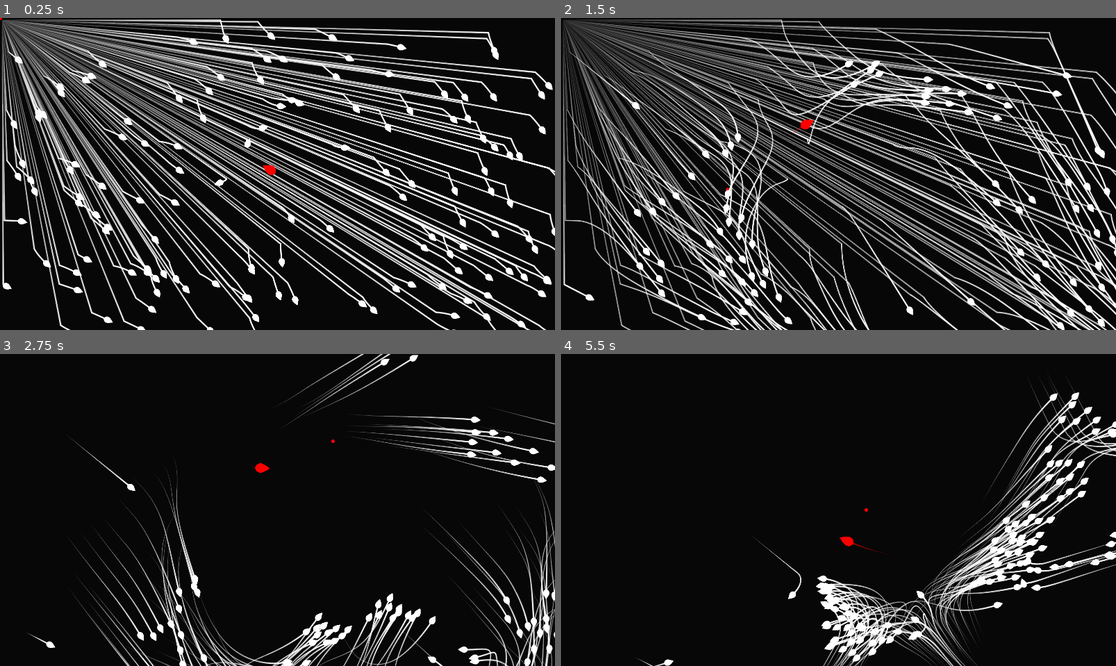
Above: before the commit, frames 1-4 (two rows, left to right).
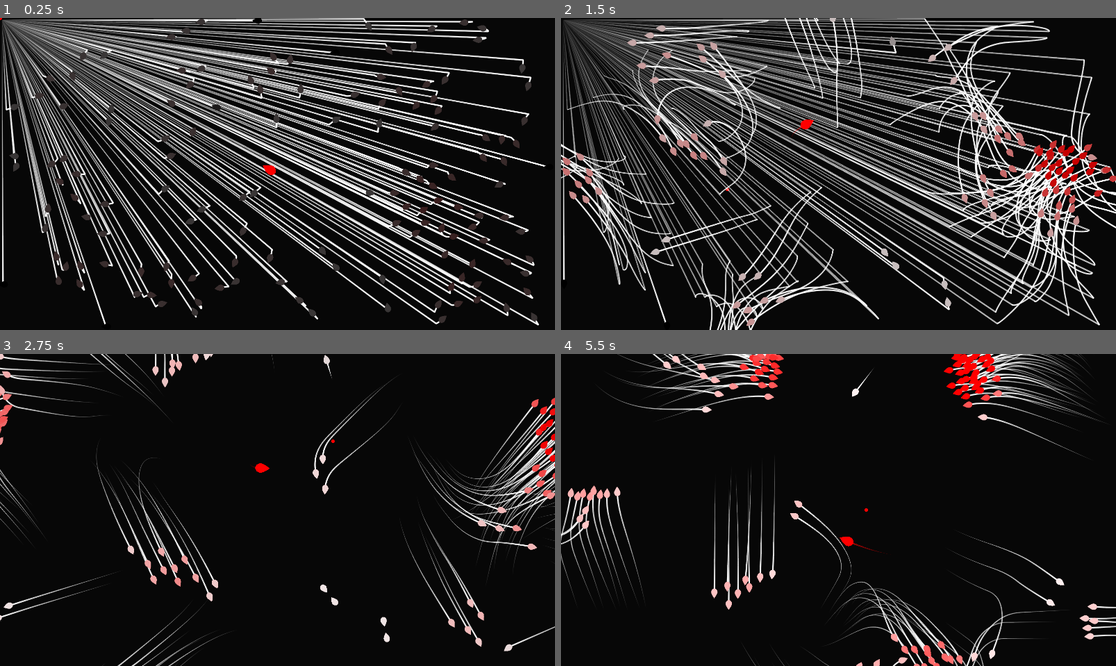
Above: after the commit, the same moments.

Repository: sergioabreu-g/boids
Game: Godot game, scene res://assets/scenes/main.tscn
Same seed, same stepped clock (60 frames per second), same inputs: the game is played once before the commit and once after it.
Inputs (mouse positions are in pixels of both pictures, inside the frame that each line leads up to):
- Up to frame 1 (0.25 s): no input
- Up to frame 2 (1.5 s): move the mouse to (960, 158) at 0.52 s; move the mouse to (727, 189) at 1.27 s
- Up to frame 3 (2.75 s): move the mouse to (333, 441) at 2.02 s
- Up to frame 4 (5.5 s): move the mouse to (810, 572) at 2.77 s; move the mouse to (1005, 556) at 3.52 s; move the mouse to (672, 463) at 4.27 s; move the mouse to (866, 510) at 5.02 s

The runs differ from the first frame. In frame 1, 38% of the frame differs, in the area x 0-100%, y 0-100%; in frame 2, 46%; in frame 3, 13%; in frame 4, 15%.

Commit message:
Boids class created to make code more manageable. Color changes depending on number of neighbors.

Diff:
--- a/boids-algorithm/assets/scenes/Boid.tscn
+++ b/boids-algorithm/assets/scenes/Boid.tscn
@@ -1,13 +1,19 @@
-[gd_scene load_steps=4 format=2]
+[gd_scene load_steps=5 format=2]
 
 [ext_resource path="res://assets/sprites/boid.png" type="Texture" id=1]
 [ext_resource path="res://assets/scenes/Trail.tscn" type="PackedScene" id=2]
+[ext_resource path="res://assets/scripts/Boid.gd" type="Script" id=3]
 
 [sub_resource type="Gradient" id=1]
 offsets = PoolRealArray( 0, 0.788079, 1 )
 colors = PoolColorArray( 1, 1, 1, 0, 1, 1, 1, 0.552941, 1, 1, 1, 1 )
 
 [node name="Boid" type="Node2D"]
+script = ExtResource( 3 )
+maxVelocity = 280.0
+maxAcceleration = 1000.0
+baseColor = Color( 1, 1, 1, 1 )
+specialColor = Color( 1, 0, 0, 1 )
 
 [node name="Sprite" type="Sprite" parent="."]
 scale = Vector2( 0.1, 0.1 )
--- a/boids-algorithm/assets/scenes/main.tscn
+++ b/boids-algorithm/assets/scenes/main.tscn
@@ -17,18 +17,7 @@
 [node name="Flock" type="Node2D" parent="."]
 script = ExtResource( 1 )
 boidScene = ExtResource( 2 )
-numberOfBoids = 140
-acceleration = 1000.0
-maxSpeed = 300.0
-visualRange = 130.0
-separationDistance = 80.0
 predator = NodePath("../Predator")
-predatorMinDist = 300.0
-cohesionWeight = 0.3
-separationWeight = 50.0
-alignmentWeight = 1.0
-bordersWeight = 300.0
-predatorWeight = 500.0
 
 [node name="Predator" type="Node2D" parent="."]
 modulate = Color( 1, 0, 0, 1 )
--- /dev/null
+++ b/boids-algorithm/assets/scripts/Boid.gd
@@ -0,0 +1,37 @@
+extends Node2D
+
+class_name Boid
+
+export (float) var maxVelocity
+export (float) var maxAcceleration
+export (float) var rotationOffset = PI/2
+
+export (Color) var baseColor : Color
+export (Color) var specialColor : Color
+export (float) var colorTransitionSpeed = 1
+
+var velocity := Vector2.ZERO
+var acceleration := Vector2.ZERO
+
+var neighbors := []
+var neighborsDistances := []
+var timeOutOfBorders := 0.0
+
+var targetColor := baseColor
+
+func _ready():
+	modulate = targetColor
+
+func _process(delta):
+	velocity += acceleration.clamped(maxAcceleration * delta)
+	velocity = velocity.clamped(maxVelocity)
+	acceleration.x = 0
+	acceleration.y = 0
+
+	position += velocity * delta
+
+	look_at(position + velocity)
+	rotation += rotationOffset
+
+	var targetColorPercent = delta * colorTransitionSpeed
+	modulate = modulate * (1 - targetColorPercent) + targetColor * targetColorPercent
--- a/boids-algorithm/assets/scripts/Flock.gd
+++ b/boids-algorithm/assets/scripts/Flock.gd
@@ -2,31 +2,25 @@
 
 # General configuration
 export (PackedScene) var boidScene : PackedScene
-export (int) var numberOfBoids
-export (float) var acceleration
-export (float) var maxSpeed
-export (float) var visualRange
-export (float) var separationDistance
+export (int) var numberOfBoids = 140
+export (float) var acceleration = 1000
+export (float) var maxSpeed = 300
+export (float) var visualRange = 130
+export (float) var separationDistance = 80
 export (NodePath) var predator
-export (float) var predatorMinDist
+export (float) var predatorMinDist = 300
+export (int) var maxNeighborsColor = 20
 var _predatorRef
 
 # Rule weights
-export (float) var cohesionWeight
-export (float) var separationWeight
-export (float) var alignmentWeight
+export (float) var cohesionWeight = 0.3
+export (float) var separationWeight = 50
+export (float) var alignmentWeight = 1
 
-export (float) var bordersWeight
-export (float) var predatorWeight
-
+export (float) var bordersWeight = 300
+export (float) var predatorWeight = 500
 
 var _boids = []
-var _velocities = []
-var _accelerations = []
-var _neighbors = []
-var _distances = []
-var _timeOutOfBorders = []
-
 var _envDims
 
 # Called when the node enters the scene tree for the first time.
@@ -41,11 +35,6 @@
 		var instance = boidScene.instance()
 		add_child(instance)
 		_boids.append(instance)
-		_velocities.append(Vector2(rand_range(0, maxSpeed), rand_range(0, maxSpeed)))
-		_accelerations.append(Vector2(0, 0))
-		_neighbors.append([])
-		_distances.append([])
-		_timeOutOfBorders.append(0)
 
 		var x = rand_range(0, _envDims.x)
 		var y = rand_range(0, _envDims.y)
@@ -61,92 +50,97 @@
 	_borders(delta)
 	_escapePredator()
 
-	_updateBoids(delta)
-
-func _updateBoids(delta):
-	for i in range(_boids.size()):
-		_velocities[i] += _accelerations[i].clamped(acceleration * delta)
-		_velocities[i] = _velocities[i].clamped(maxSpeed)
-		_accelerations[i].x = 0
-		_accelerations[i].y = 0
-
-		var nextPos = _boids[i].get_position() + (_velocities[i] * delta)
-		_boids[i].set_position(nextPos)
-
-		_boids[i].look_at(_boids[i].get_position() + _velocities[i])
-		_boids[i].rotation += PI/2
+	_calculateColor()
 
 func _detectNeighbors():
-	for i in range(_neighbors.size()):
-		_neighbors[i].clear()
-		_distances[i].clear()
+	for i in range(_boids.size()):
+		_boids[i].neighbors.clear()
+		_boids[i].neighborsDistances.clear()
 
 	for i in range(_boids.size()):
 		for j in range(i+1, _boids.size()):
 			var distance = _boids[i].get_position().distance_to(_boids[j].get_position())
 			if (distance <= visualRange):
-				_neighbors[i].append(j)
-				_neighbors[j].append(i)
-				_distances[i].append(distance)
-				_distances[j].append(distance)
+				_boids[i].neighbors.append(_boids[j])
+				_boids[j].neighbors.append(_boids[i])
+				_boids[i].neighborsDistances.append(distance)
+				_boids[j].neighborsDistances.append(distance)
 
 func _cohesion():
-	for i in range(_neighbors.size()):
-		if (_neighbors[i].size() == 0):
+	for i in range(_boids.size()):
+		var neighbors = _boids[i].neighbors
+
+		if (neighbors.empty()):
 			continue;
 
 		var averagePos = Vector2(0, 0)
-		for j in _neighbors[i]:
-			averagePos += _boids[j].get_position()
-		averagePos /= _neighbors[i].size()
+		for closeBoid in neighbors:
+			averagePos += closeBoid.get_position()
+		averagePos /= neighbors.size()
 
 		var direction = averagePos - _boids[i].get_position()
-		_accelerations[i] += direction * cohesionWeight
+		_boids[i].acceleration += direction * cohesionWeight
 
 func _separation():
 	var velocity = Vector2(0, 0)
 
-	for i in range(_neighbors.size()):
-		if (_neighbors[i].size() == 0):
+	for i in range(_boids.size()):
+		var neighbors = _boids[i].neighbors
+		var distances = _boids[i].neighborsDistances
+
+		if (neighbors.empty()):
 			continue;
 
-		for j in range(_neighbors[i].size()):
-			if (_distances[i][j] >= separationDistance):
+		for j in range(neighbors.size()):
+			if (distances[j] >= separationDistance):
 				continue
 
-			var distMultiplier = 1 - (_distances[i][j] / separationDistance)
-			var direction = _boids[i].get_position() - _boids[_neighbors[i][j]].get_position()
+			var distMultiplier = 1 - (distances[j] / separationDistance)
+			var direction = _boids[i].get_position() - neighbors[j].get_position()
 			direction = direction.normalized()
-			_accelerations[i] += direction * distMultiplier * separationWeight
+			_boids[i].acceleration += direction * distMultiplier * separationWeight
 
 func _alignment():
-	for i in range(_neighbors.size()):
-		if (_neighbors[i].size() == 0):
+	for i in range(_boids.size()):
+		var neighbors = _boids[i].neighbors
+
+		if (neighbors.empty()):
 			continue;
 
 		var averageVel = Vector2(0, 0)
-		for j in range(_neighbors[i].size()):
-			averageVel += _velocities[_neighbors[i][j]]
-		averageVel /= _neighbors[i].size()
+		for j in range(neighbors.size()):
+			averageVel += neighbors[j].velocity
+		averageVel /= neighbors.size()
 
-		_accelerations[i] += averageVel * alignmentWeight
+		_boids[i].acceleration += averageVel * alignmentWeight
 
 
 func _borders(delta):
-	for i in range(_boids.size()):
-		var pos = _boids[i].get_position()
+	for boid in _boids:
+		var pos = boid.get_position()
+
 		if (pos.x < 0 or pos.x > _envDims.x or pos.y < 0 or pos.y > _envDims.y):
-			_timeOutOfBorders[i] += delta
+			boid.timeOutOfBorders += delta
 			var midPoint = _envDims / 2
-			var dir = (midPoint - _boids[i].get_position()).normalized()
-			_accelerations[i] += dir * _timeOutOfBorders[i] * bordersWeight
+			var dir = (midPoint - boid.get_position()).normalized()
+			boid.acceleration += dir * boid.timeOutOfBorders * bordersWeight
 		else:
-			_timeOutOfBorders[i] = 0
+			boid.timeOutOfBorders = 0
 
 func _escapePredator():
-	for i in range(_boids.size()):
-		var dist = _boids[i].get_position().distance_to(_predatorRef.get_position())
+	for boid in _boids:
+		var dist = boid.get_position().distance_to(_predatorRef.get_position())
 		if (dist < predatorMinDist):
-			var dir = (_boids[i].get_position() - _predatorRef.get_position()).normalized()
+			var dir = (boid.get_position() - _predatorRef.get_position()).normalized()
 			var multiplier = sqrt(1 - (dist / predatorMinDist))
-			_accelerations[i] += dir * multiplier * predatorWeight
+			boid.acceleration += dir * multiplier * predatorWeight
+
+
+func _calculateColor():
+	for boid in _boids:
+		if (boid.neighbors.empty()):
+			continue
+
+		var specialColorPercent = float(boid.neighbors.size()) / maxNeighborsColor
+		var baseColorPercent = 1 - specialColorPercent
+		boid.targetColor = boid.baseColor * baseColorPercent + boid.specialColor * specialColorPercent
--- a/boids-algorithm/project.godot
+++ b/boids-algorithm/project.godot
@@ -8,9 +8,14 @@
 
 config_version=4
 
-_global_script_classes=[  ]
+_global_script_classes=[ {
+"base": "Node2D",
+"class": "Boid",
+"language": "GDScript",
+"path": "res://assets/scripts/Boid.gd"
+} ]
 _global_script_class_icons={
-
+"Boid": ""
 }
 
 [application]
